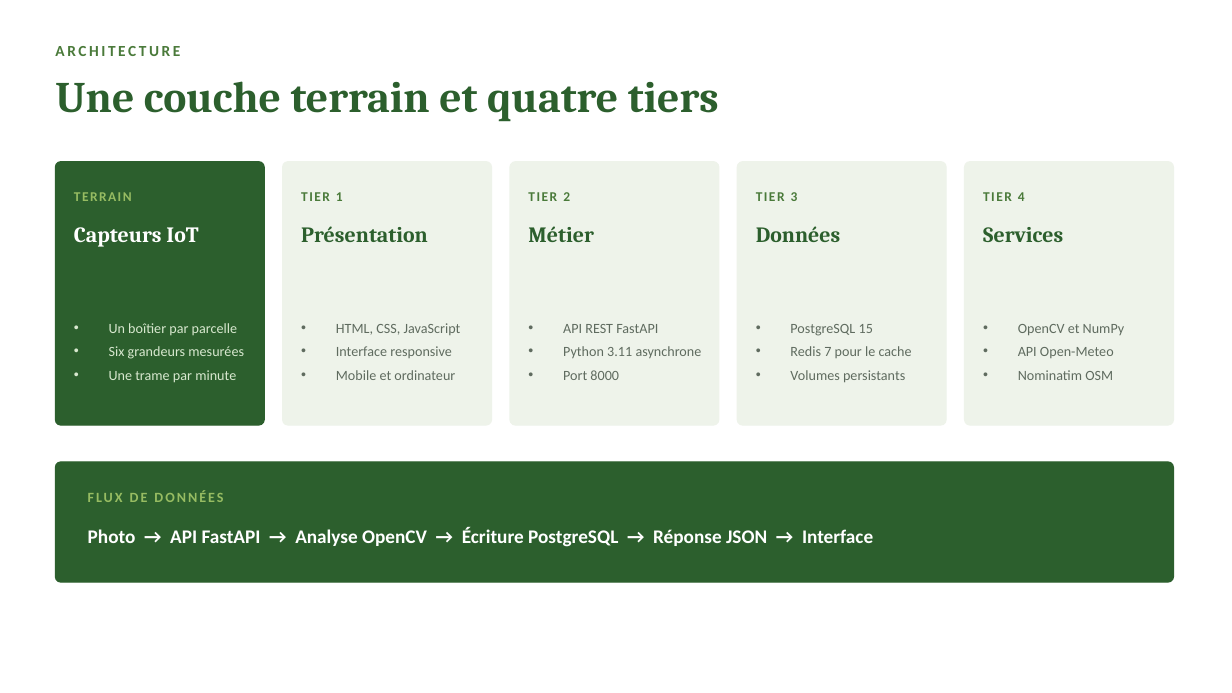
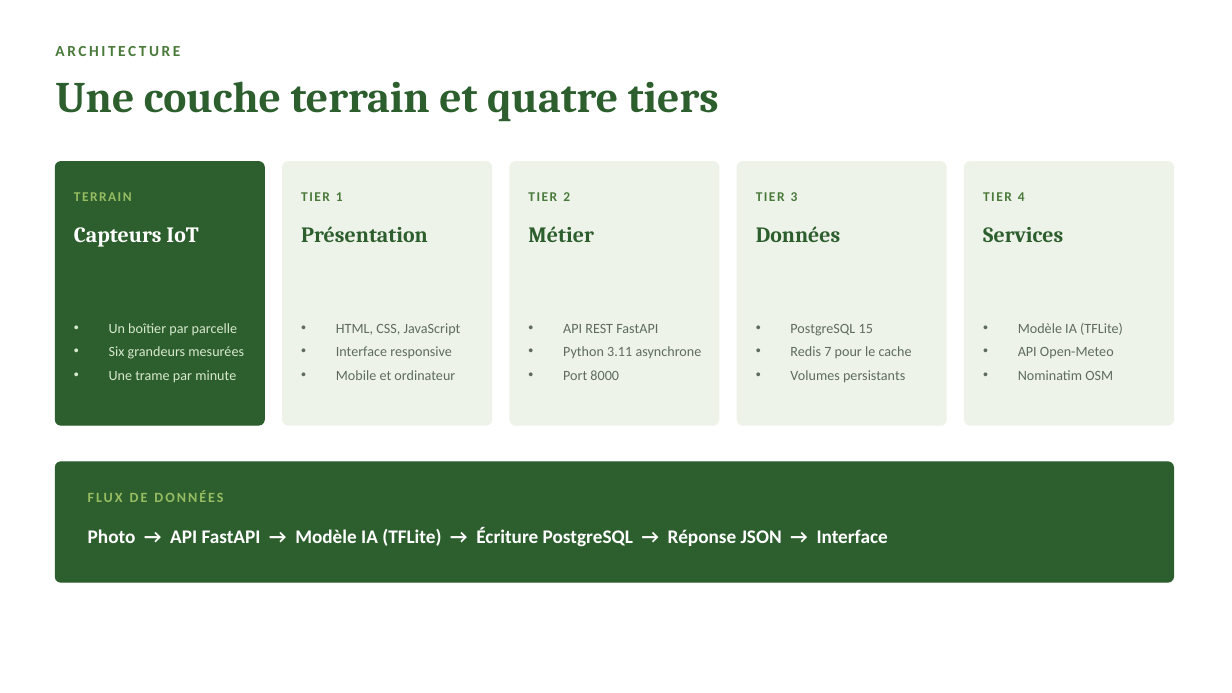
Before and after one commit to Antonito35/diagnositique-plante, a slide deck: slide 6 of SOUTENANCE.pptx. Drawn at 1232x693 pixels with LibreOffice and Linux fonts; fonts in the diff are those of the drawing. Boxes give left, top, right and bottom in pixels: in the first picture for what was removed or moved away, otherwise in the second. Text is boxed around its words. In the diff, an @@ line names an element or a change of style, - is before the commit and + after.

```diff
--- a/SOUTENANCE.pptx
+++ b/SOUTENANCE.pptx
@@ text at (1018, 323, 1123, 335): text changed @@
-• OpenCV et NumPy
+• Modèle IA (TFLite)
@@ text at (88, 527, 888, 547): text changed @@
-Photo → API FastAPI → Analyse OpenCV → Écriture PostgreSQL → Réponse JSON → Interface
+Photo → API FastAPI → Modèle IA (TFLite) → Écriture PostgreSQL → Réponse JSON → Interface
```
Also in this commit, not shown: 3 other slides changed, 9 other files.
